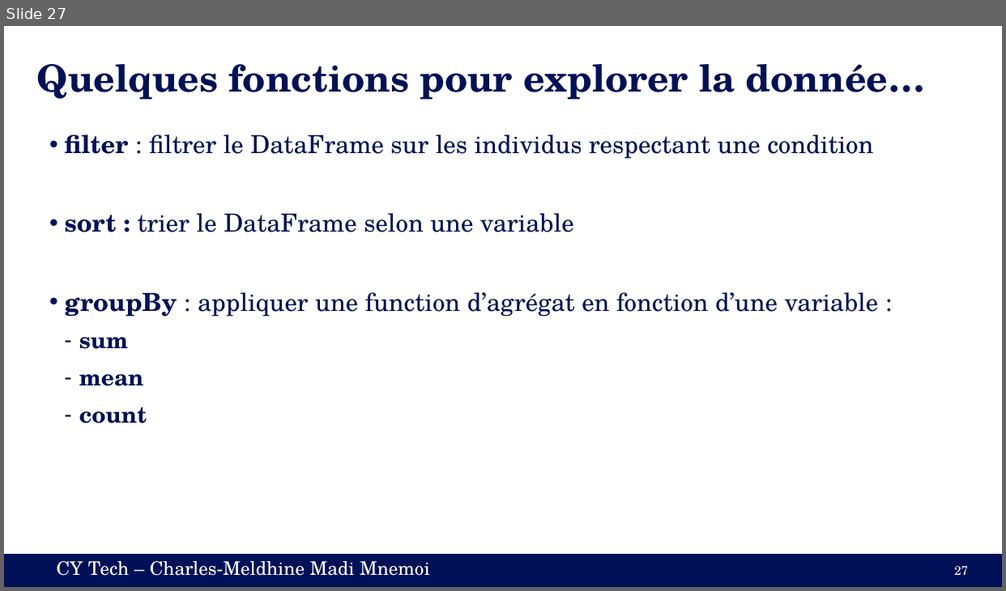
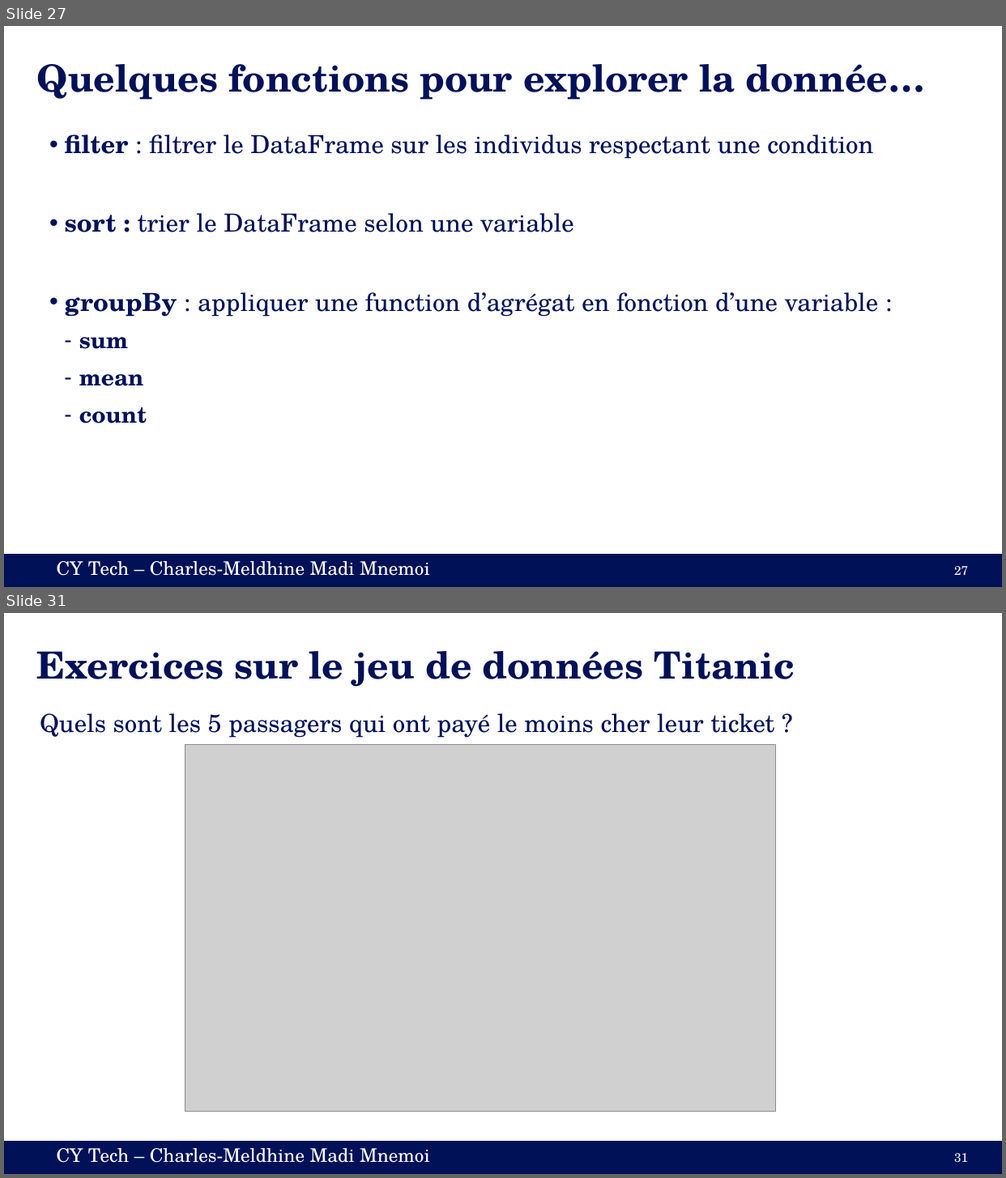
Before and after one commit to cmnemoi/cytech_sparks, a slide deck: presentation.pptx. Shown one above the other, each under a label of ours: slide 27 before the commit, slides 27 and 31 after it; the slides between them are not shown. The pictures are 1006x591 and 1006x1178 pixels, drawn with LibreOffice and Linux fonts; fonts in the diff are those of the drawing; grey boxes stand for pictures. Boxes give left, top, right and bottom in pixels: in the first picture for what was removed or moved away, otherwise in the second. Text is boxed around its words. In the diff, an @@ line names an element or a change of style, - is before the commit and + after.

```diff
--- a/presentation.pptx
+++ b/presentation.pptx
@@ slide 31 added at box(4, 613, 1002, 1174), background #FFFFFF; not listed: 2 template elements that a slide beside it also shows @@
@@ title added at box(37, 651, 794, 687), 36 pt, text #001158, bold @@
+Exercices sur le jeu de données Titanic
@@ text added at box(40, 713, 774, 738), 24 pt, text #001158 @@
+Quels sont les 5 passagers qui ont payé le moins cher leur ticket ?
@@ picture added at box(185, 745, 775, 1111) @@
@@ page number added at box(954, 1153, 968, 1162), 12 pt, text #FFFFFF @@
+31
```
Also in this commit, not shown: 1 slide changed, 4 other slides added.
